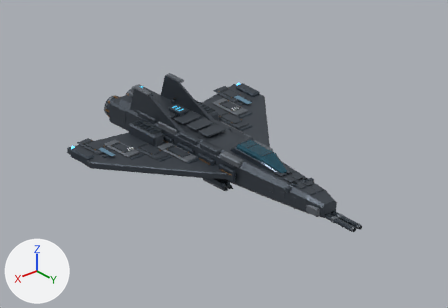
The Blender file art/blender/interceptor.blend, before and after one commit.
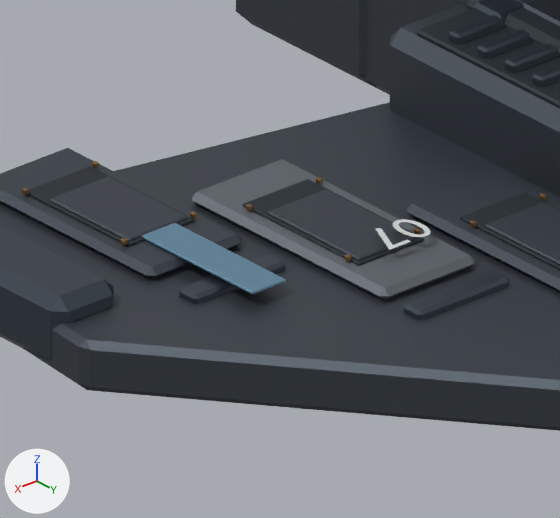
The first picture shows the older version from the file's camera 'Hero camera'. The close-ups show the older and then the newer version on the part from 18% to 33% of the width and 39% to 60% of the height of that picture. Only the edits that show in the close-ups are written down. The axes (+X, +Y, +Z) are drawn at lower left. The lights are the same throughout.

Names of what the first close-up shows: 'Armored central fuselage', 'Engine 1 armored pod', 'IFF wing band.001', 'Root equipment inset.001', 'Stencil 07.001', 'Swept armored wing.001', 'Wing panel insert.006', 'Wing panel insert.007', 'Wing plate.005', 'Wing plate.006', 'Wing plate.007', 'Wing root equipment pod.001', 'Wingtip RCS pod.001' and 23 more.
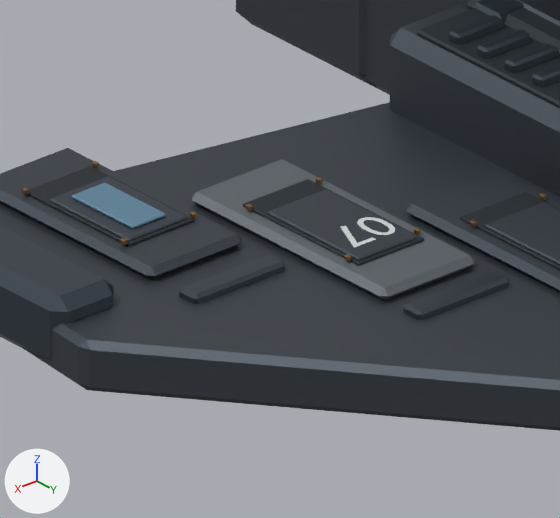
What differs and where, as boxes [x1, y1, x2, y2] in the close-ups (560 x 518 px):
```json
{"object": "IFF wing band.001", "change": "moved, rescaled", "before": [142, 223, 286, 294], "after": [72, 183, 166, 229]}
{"object": "Stencil 07.001", "change": "moved", "before": [376, 219, 431, 250], "after": [340, 217, 395, 248]}
```

Edits to the scene script, one JSON object a line:
```json
{"block": "me_iff_wing_band_001", "where": "# used by ob_iff_wing_band_001; location = (7.65, -5.5, 0.27)"}
{"op": "remove", "block": "me_iff_wing_band_001", "code": "me_iff_wing_band_001.from_pydata(...)  # 8 vertices, 6 faces; spans x -0.24..0.24, y -1.05..1.05, z -0.02..0.02"}
{"op": "add", "block": "me_iff_wing_band_001", "code": "me_iff_wing_band_001.from_pydata(...)  # 8 vertices, 6 faces; spans x -0.24..0.24, y -0.7..0.3, z 0.03..0.07"}
{"block": "me_iff_wing_band_001", "change": "me_iff_wing_band_001 part 1: the whole mesh is scaled about its middle by (1, 0.476, 1), then moved by (0.0, -0.2, 0.05)"}
{"block": "me_stencil_07_001", "where": "# used by ob_stencil_07_001; location = (5.91, -4.36, 0.38)"}
{"op": "remove", "block": "me_stencil_07_001", "code": "me_stencil_07_001.from_pydata(...)  # 102 vertices, 100 faces; spans x -0.336..0.336, y -0.245..0.245, z 0.0"}
{"op": "add", "block": "me_stencil_07_001", "code": "me_stencil_07_001.from_pydata(...)  # 102 vertices, 100 faces; spans x -0.186..0.486, y -0.645..-0.155, z -0.076"}
{"block": "me_stencil_07_001", "change": "me_stencil_07_001 part 2: the whole mesh is moved by (0.15, -0.4, -0.076)"}
{"op": "set", "path": "ob_iff_wing_band_001.location", "old": "(7.65, -5.5, 0.27)", "new": "(7.65, -6.7, 0.27)"}
```
